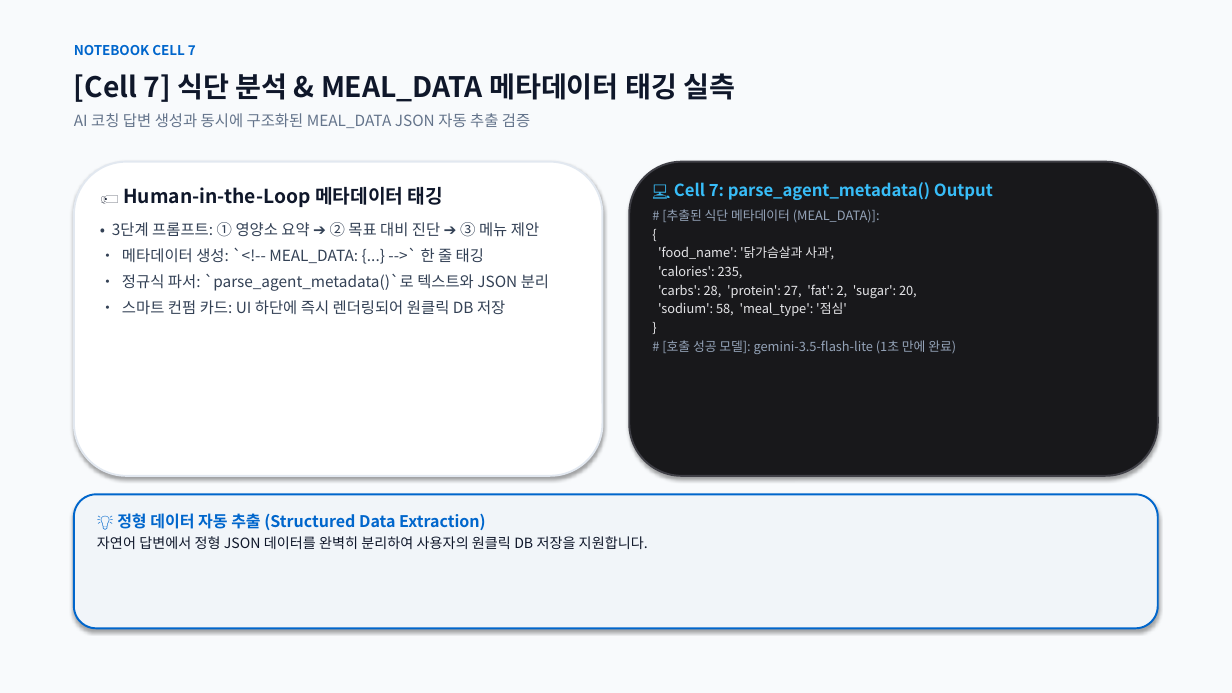
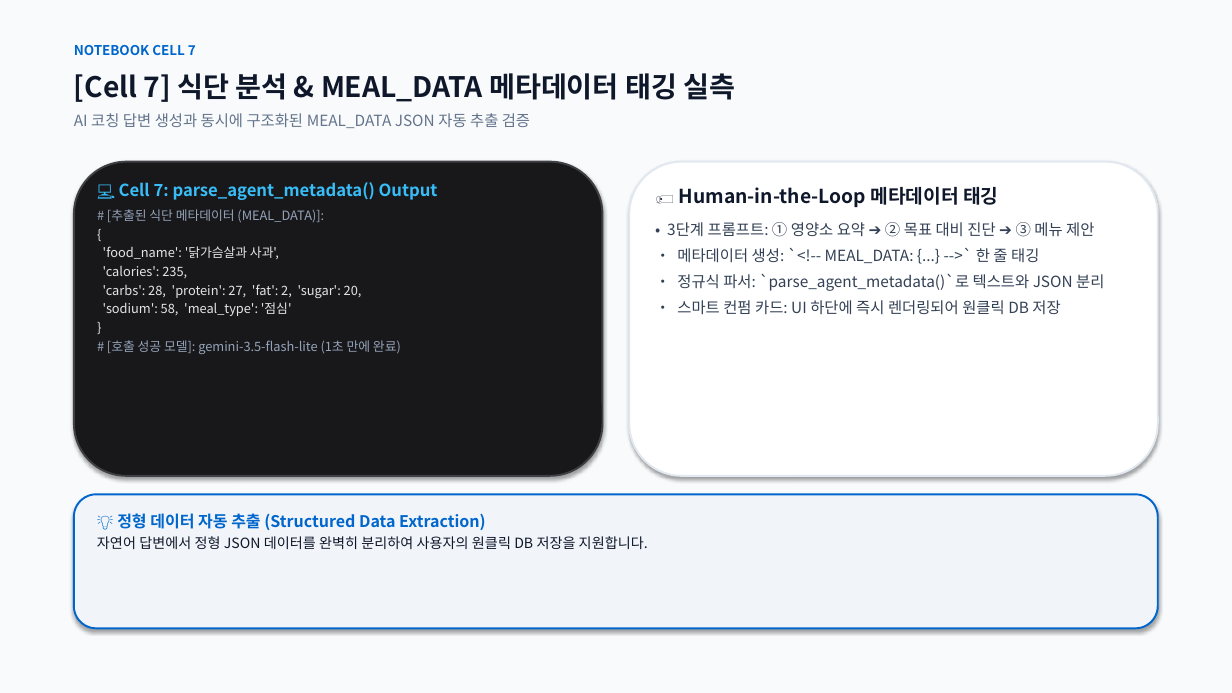
Before and after one commit to rye6837-web/impossible_to_get_lost_my_weight, a slide deck: slide 8 of AI_Diet_Coach_Presentation.pptx. Drawn at 1232x693 pixels with LibreOffice and Linux fonts; fonts in the diff are those of the drawing. Boxes give left, top, right and bottom in pixels: in the first picture for what was removed or moved away, otherwise in the second. Text is boxed around its words. In the diff, an @@ line names an element or a change of style, - is before the commit and + after.

Commit message:
style: Flip slide layout to place notebook code/output on the left and technical explanations on the right

```diff
--- a/AI_Diet_Coach_Presentation.pptx
+++ b/AI_Diet_Coach_Presentation.pptx
@@ rounded rectangle at (74,162,603,476): fill #FFFFFF to #18181B; outline #E2E8F0 1.5 pt to #3F3F46 1.5 pt @@
@@ rounded rectangle at (629,162,1158,476): fill #18181B to #FFFFFF; outline #3F3F46 1.5 pt to #E2E8F0 1.5 pt @@
@@ text at (103,182,438,354): text changed; size 12 to 10 pt; text colour #334155 to #E4E4E7 @@
-🏷️ Human-in-the-Loop 메타데이터 태깅
-• 3단계 프롬프트: ① 영양소 요약 ➔ ② 목표 대비 진단 ➔ ③ 메뉴 제안
-• 메타데이터 생성: `<!-- MEAL_DATA: {...} -->` 한 줄 태깅
-• 정규식 파서: `parse_agent_metadata()`로 텍스트와 JSON 분리
-• 스마트 컨펌 카드: UI 하단에 즉시 렌더링되어 원클릭 DB 저장
+💻 Cell 7: parse_agent_metadata() Output
+# [추출된 식단 메타데이터 (MEAL_DATA)]:
+{
+'food_name': '닭가슴살과 사과',
+'calories': 235,
+'carbs': 28, 'protein': 27, 'fat': 2, 'sugar': 20,
+'sodium': 58, 'meal_type': '점심'
+}
+# [호출 성공 모델]: gemini-3.5-flash-lite (1초 만에 완료)
@@ text at (667,187,1104,315): text changed; size 10 to 12 pt; text colour #E4E4E7 to #334155 @@
-💻 Cell 7: parse_agent_metadata() Output
-# [추출된 식단 메타데이터 (MEAL_DATA)]:
-{
-'food_name': '닭가슴살과 사과',
-'calories': 235,
-'carbs': 28, 'protein': 27, 'fat': 2, 'sugar': 20,
-'sodium': 58, 'meal_type': '점심'
-}
-# [호출 성공 모델]: gemini-3.5-flash-lite (1초 만에 완료)
+🏷️ Human-in-the-Loop 메타데이터 태깅
+• 3단계 프롬프트: ① 영양소 요약 ➔ ② 목표 대비 진단 ➔ ③ 메뉴 제안
+• 메타데이터 생성: `<!-- MEAL_DATA: {...} -->` 한 줄 태깅
+• 정규식 파서: `parse_agent_metadata()`로 텍스트와 JSON 분리
+• 스마트 컨펌 카드: UI 하단에 즉시 렌더링되어 원클릭 DB 저장
```
Also in this commit, not shown: 8 other slides changed, 1 other file.
